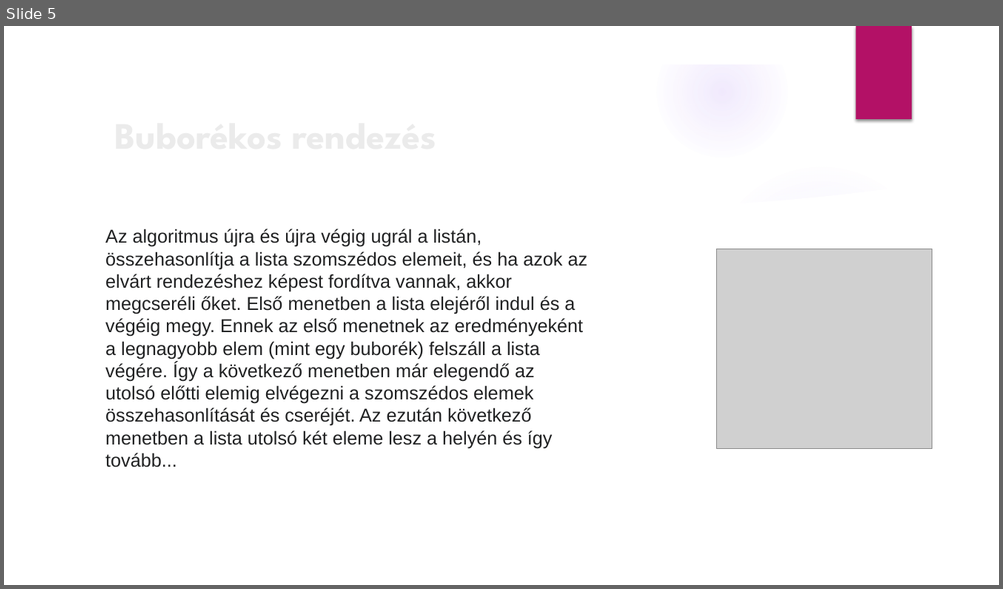
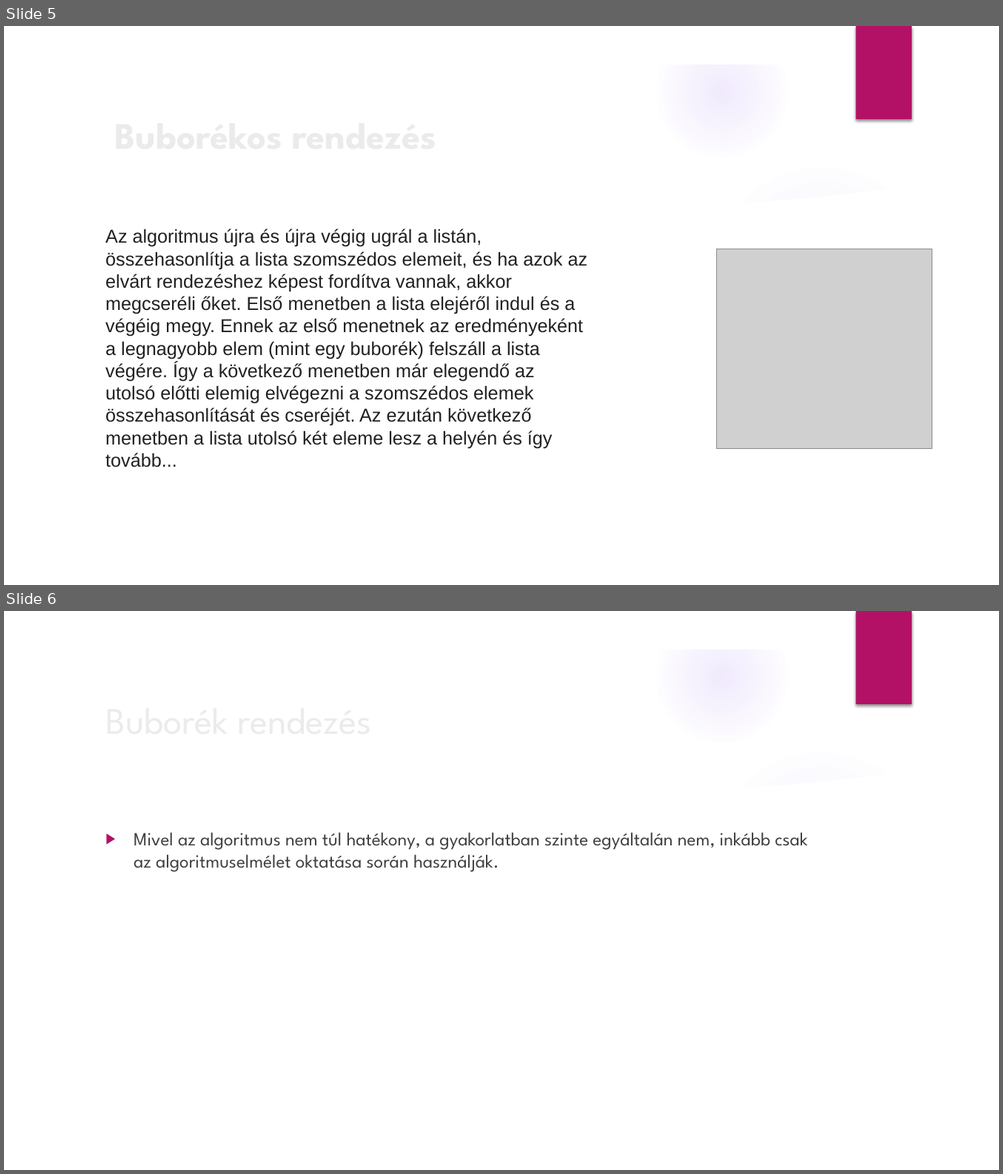
Before and after one commit to kizsi2019/KA_11D, a slide deck: Al-Khayyat Anaam Ali/Rendezési algoritmusok.pptx. Shown one above the other, each under a label of ours: slide 5 before the commit, slides 5 and 6 after it. The pictures are 1003x589 and 1003x1174 pixels, drawn with LibreOffice and Linux fonts; fonts in the diff are those of the drawing; grey boxes stand for pictures; background and template pictures are left out. Boxes give left, top, right and bottom in pixels: in the first picture for what was removed or moved away, otherwise in the second. Text is boxed around its words. In the diff, an @@ line names an element or a change of style, - is before the commit and + after.

```diff
--- a/Al-Khayyat Anaam Ali/Rendezési algoritmusok.pptx
+++ b/Al-Khayyat Anaam Ali/Rendezési algoritmusok.pptx
@@ slide 6 added at box(4, 611, 999, 1170), background picture (left out); not listed: 9 template elements that a slide beside it also shows @@
@@ title added at box(98, 690, 813, 748), 36 pt, text #EBEBEB @@
+Buborék rendezés
@@ text added at box(134, 832, 807, 872), 18 pt, text #404040 @@
+▶ Mivel az algoritmus nem túl hatékony, a gyakorlatban szinte egyáltalán nem, inkább csak az algoritmuselmélet oktatása során használják.
```
Also in this commit, not shown: 1 other slide added.
